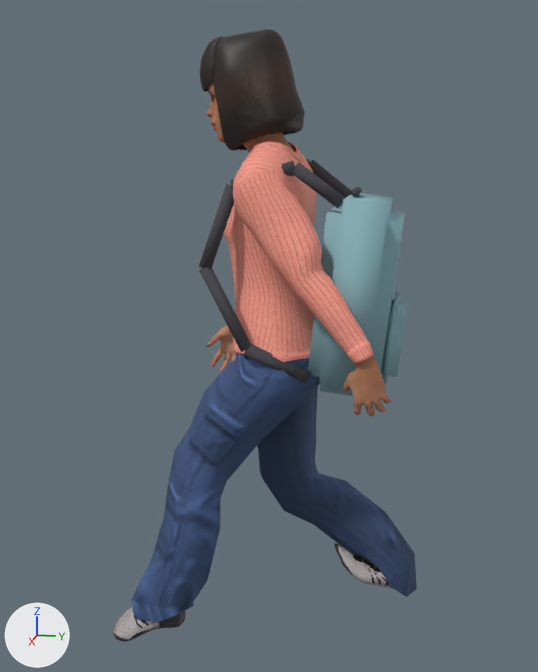
Before and after pictures for a commit that changed the glTF model assets/props/people-bella-walk.glb.
Before and after are seen from a 50 mm camera at (1.609, 0.355, 0.17) aimed at (-0.012, 0.03, -0.236). The axes (+X, +Y, +Z) are drawn at lower left. The lights are the same throughout. The picture after the commit comes second. Vertices at exactly the same position are counted once.

Names of what the first picture shows: 'people-bella-walk'.
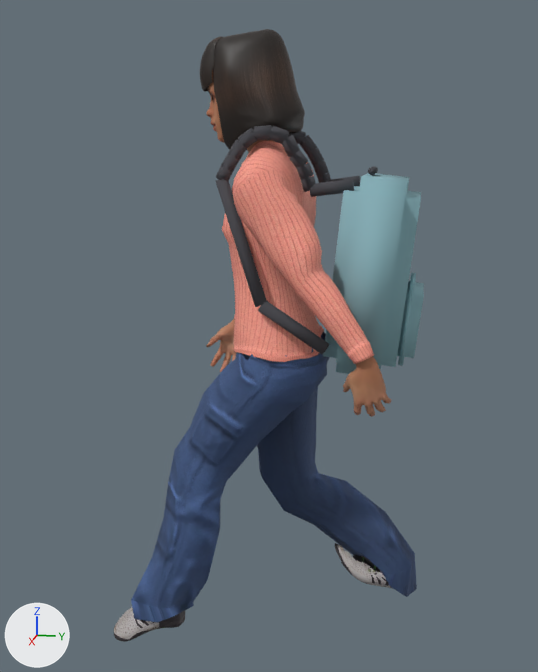
The edits, one by one:
me_base_001 is used by ob_people_bella_walk; location (0.0, 0.0, 0.0).
me_base_001 had 18527 vertices, 34983 faces and spanned x -0.226..0.23, y -0.341..0.39, z -0.992..0.415.
me_base_001 now has 18747 vertices, 35431 faces and spans x -0.226..0.23, y -0.341..0.39, z -0.992..0.415.
me_base_001 part 1: the loose piece of 32 vertices spanning x -0.142..0.151, y 0.138..0.322, z -0.326..0.083 is moved by (0.0, 0.033, 0.043).
me_base_001 part 2: the loose piece of 32 vertices spanning x -0.097..0.104, y 0.274..0.337, z -0.306..-0.134 is moved by (0.0, 0.033, 0.043).
me_base_001 part 3: the loose piece of 16 vertices spanning x -0.033..0.047, y 0.214..0.23, z 0.082..0.099 is moved by (0.0, 0.033, 0.043).
me_base_001 part 4: a new loose piece of 142 vertices spanning x 0.076..0.106, y -0.061..0.15, z 0.092..0.223, in mat_held_strap (dark grey #45454b).
me_base_001 part 5: a new loose piece of 142 vertices spanning x -0.091..-0.062, y -0.049..0.161, z 0.093..0.226, in mat_held_strap (dark grey #45454b).
me_base_001 part 6: a new loose piece of 16 vertices spanning x 0.073..0.103, y 0.135..0.224, z 0.083..0.119, in mat_held_strap (dark grey #45454b).
me_base_001 part 7: a new loose piece of 16 vertices spanning x 0.077..0.158, y -0.061..0.059, z -0.138..0.121, in mat_held_strap (dark grey #45454b).
me_base_001 part 8: a new loose piece of 16 vertices spanning x 0.119..0.159, y 0.038..0.186, z -0.233..-0.121, in mat_held_strap (dark grey #45454b).
me_base_001 part 9: a new loose piece of 16 vertices spanning x -0.09..-0.059, y 0.146..0.224, z 0.084..0.121, in mat_held_strap (dark grey #45454b).
me_base_001 part 10: the loose piece of 16 vertices spanning x 0.108..0.149, y -0.088..-0.004, z -0.065..0.109 is deleted.
me_base_001 part 11: the loose piece of 16 vertices spanning x 0.119..0.177, y 0.013..0.15, z -0.297..-0.209 is deleted.
Part 12, on me_base_001:
96 vertices are removed from x -0.139..0.177, y -0.088..0.208, z -0.229..0.157.
168 faces are deleted.
Other edits to the shape of me_base_001 do not show in these pictures.

Where the change shows, as pixel boxes [x1, y1, x2, y2] in the pictures (538 x 672 px; the box of a moved part takes in the faces that stretch with it):
'people-bella-walk', reshaped
    before: [114, 29, 417, 642]
    after: [114, 29, 424, 642]
part 1 of me_base_001, moved or reshaped
    before: [308, 193, 405, 396]
    after: [323, 173, 421, 374]
part 2 of me_base_001, moved or reshaped
    before: [381, 291, 408, 384]
    after: [397, 273, 424, 366]
part 3 of me_base_001, moved or reshaped
    before: [351, 187, 362, 197]
    after: [368, 166, 378, 175]
part 4 of me_base_001, added
    after: [216, 125, 316, 192]
part 5 of me_base_001, added
    after: [288, 131, 331, 183]
part 6 of me_base_001, added
    after: [310, 179, 354, 197]
part 7 of me_base_001, added
    after: [216, 179, 267, 307]
part 8 of me_base_001, added
    after: [258, 301, 329, 354]
part 9 of me_base_001, added
    after: [329, 176, 360, 187]
part 10 of me_base_001, deleted
    before: [199, 184, 234, 269]
part 11 of me_base_001, deleted
    before: [244, 344, 311, 383]
part 12 of me_base_001, deleted
    before: [199, 159, 352, 352]
